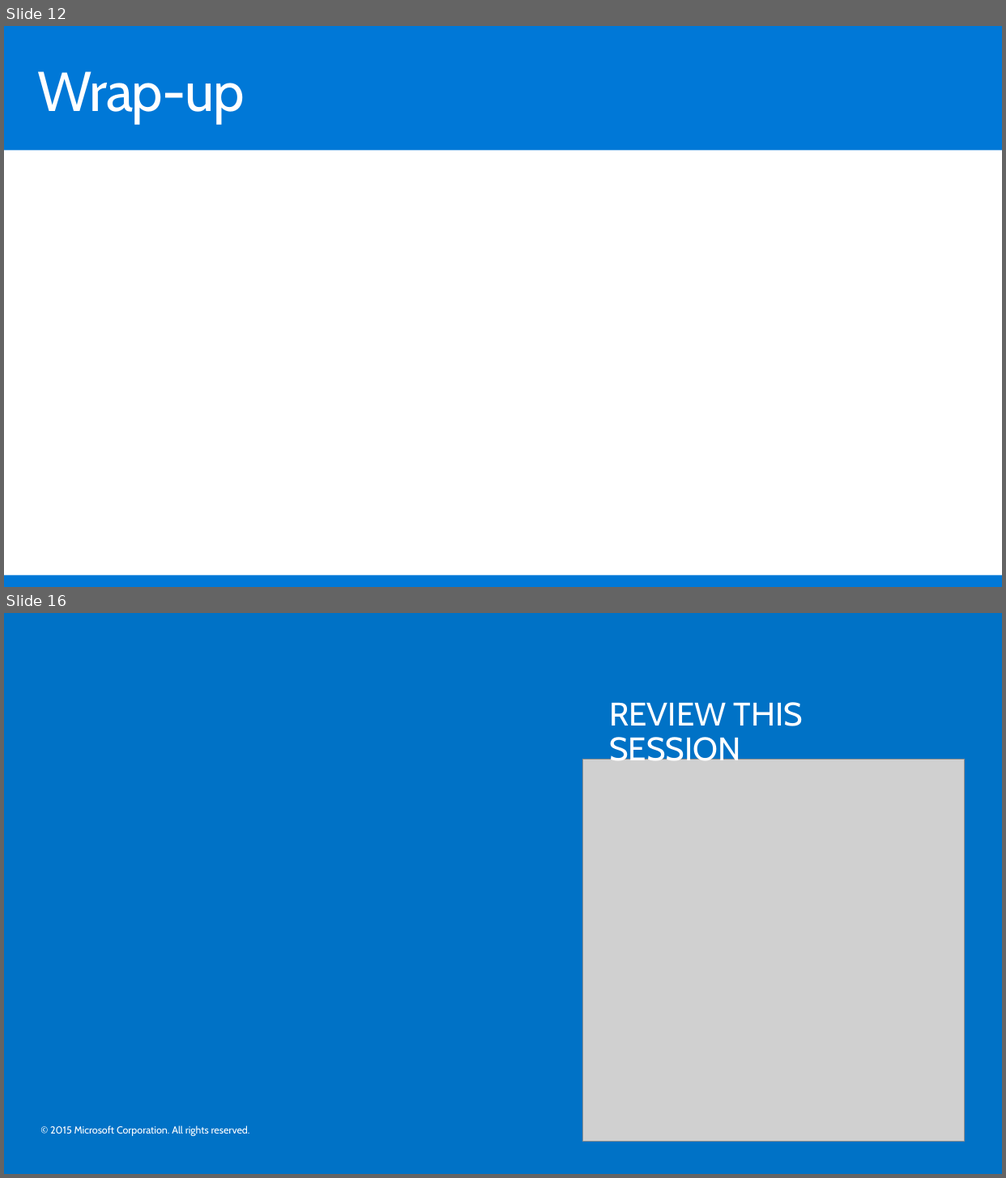
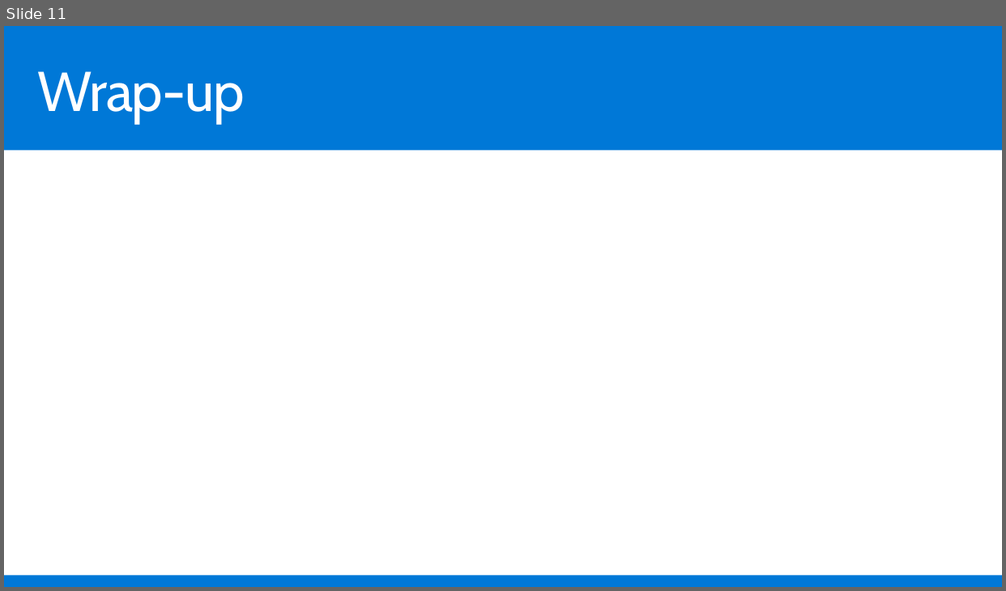
Before and after one commit to csharpfritz/Workshop-PublishAspNetCore, a slide deck: Slides/PublishAspNetCore.pptx. Shown one above the other, each under a label of ours: slides 12 and 16 before the commit, slide 11 after it; the slides between them are not shown. The pictures are 1006x1178 and 1006x591 pixels, drawn with LibreOffice and Linux fonts; fonts in the diff are those of the drawing; grey boxes stand for pictures; background and template pictures are left out. Boxes give left, top, right and bottom in pixels: in the first picture for what was removed or moved away, otherwise in the second. Text is boxed around its words. In the diff, an @@ line names an element or a change of style, - is before the commit and + after.

```diff
--- a/Slides/PublishAspNetCore.pptx
+++ b/Slides/PublishAspNetCore.pptx
@@ slide 16 removed at <box>4,613,1002,1174</box>, background #0072C6 @@
@@ text removed at <box>609,702,803,769</box> @@
-REVIEW THIS SESSION
@@ picture removed at <box>582,759,965,1141</box> @@
@@ text removed at <box>50,1126,250,1136</box> @@
-© 2015 Microsoft Corporation. All rights reserved.
@@ what was slide 12 is now slide 11 @@
```
Also in this commit, not shown: 7 slides changed, 4 other slides removed, 7 other files.
